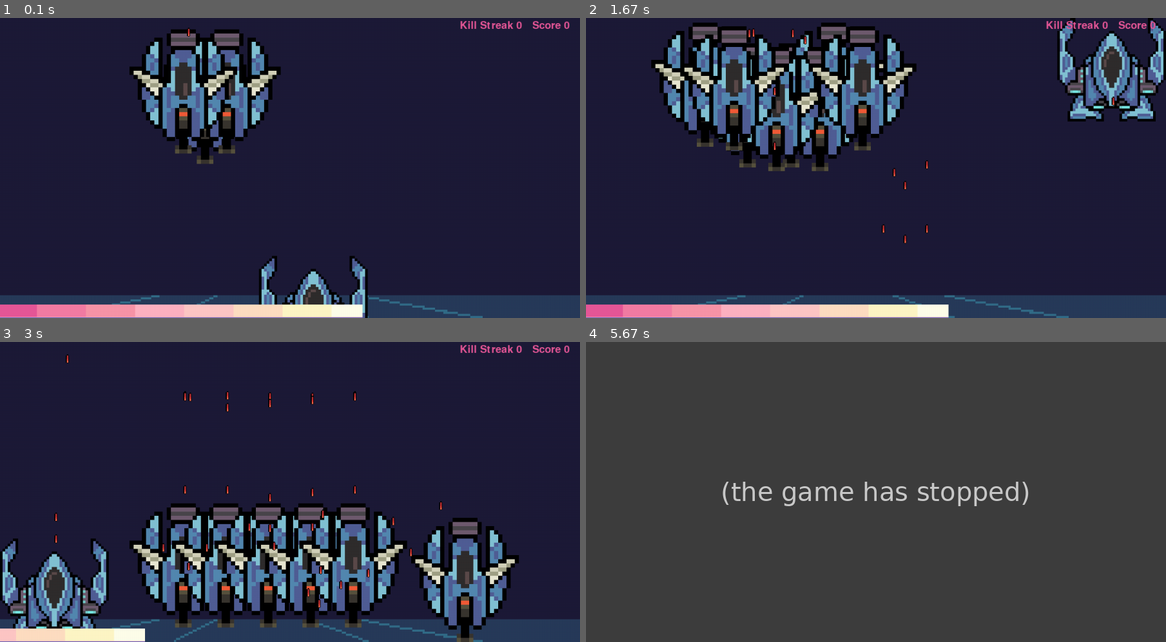
Above: before the commit, frames 1-4 (two rows, left to right).
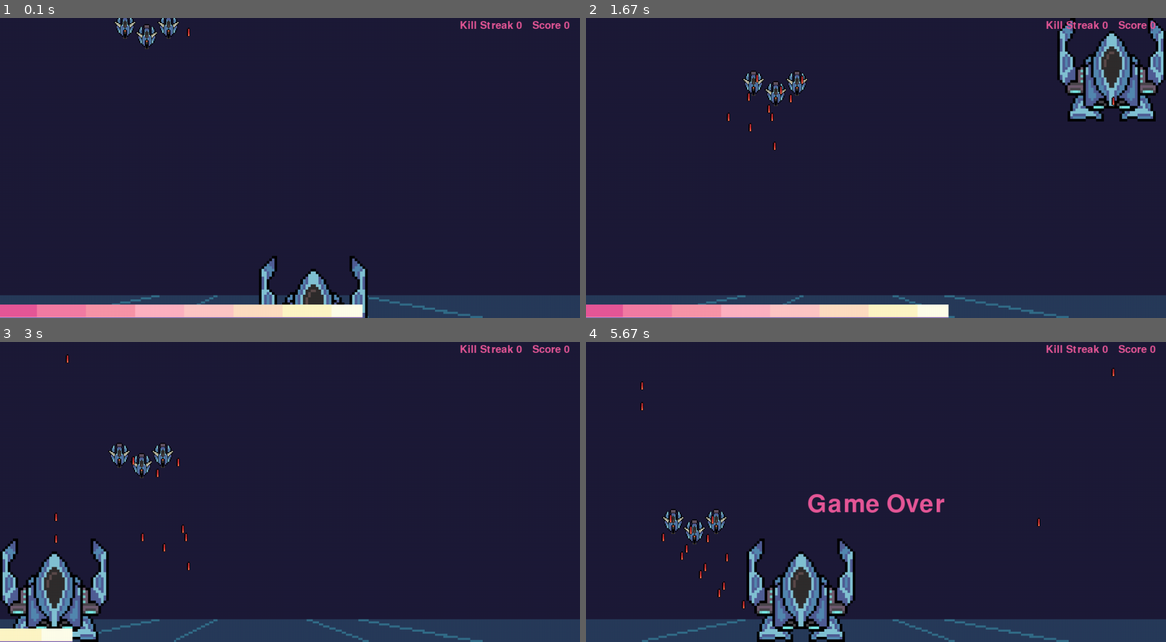
Above: after the commit, the same moments.

Repository: RafaBessa/Shadow_Light_bh_pygame
Game: pygame game, started from Game.py
Two runs of this game, one before a commit and one after it. Both use one fixed random seed, a clock stepped at 60 frames per second and the inputs below.
Inputs:
- Up to frame 1 (0.1 s): no input
- Up to frame 2 (1.67 s): hold D 0.33-0.8 s; hold W 0.83-1.13 s; tap Space at 0.9, 1.23, 1.53 s; hold D 1.17-1.63 s
- Up to frame 3 (3 s): hold A 1.67-2.2 s; tap Space at 1.73, 2.03, 2.3, 2.63, 2.93 s; hold S 2.23-2.53 s; hold A 2.57-2.97 s
- Up to frame 4 (5.67 s): hold W 3-3.37 s; tap Space at 3.07, 3.47, 3.77, 4.13, 4.53, 4.83 s; hold D 3.4-4.03 s; hold S 4.07-4.43 s; hold A 4.47-4.93 s

The runs differ from the first frame. In frame 1, 7.6% of the frame differs, in the area x 19-49%, y 0-49%; in frame 2, 15%; in frame 3, 21%; in frame 4, 99%, in the area x 0-100%, y 0-100%.
Before the commit the program exited at 5.5 s; later frames show no game.

Commit message:
funcionando resize

Diff:
--- a/Game.py
+++ b/Game.py
@@ -145,8 +145,9 @@
         player_bullets.hit(inimigos.INIMIGOS)
 
         # New game state
-        inimigos = GM.detect_state(inimigos, (BG_W, BG_H))
-
+       # inimigos = GM.detect_state(inimigos, (BG_W, BG_H))
+        inimigos = GM.detect_state(inimigos, game_screen.shape)
+        inimigos.resize(game_screen)
     pygame.quit()
 
 
